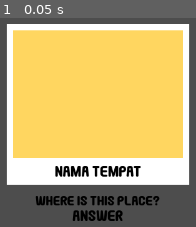
Above: before the commit, frame 1.
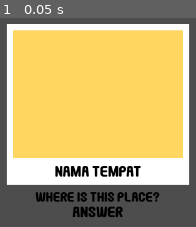
Above: after the commit, the same moment.

Repository: bibyru/map-me
Game: Godot game, scene res://Prefabs/prompt.tscn
Same seed, same stepped clock (60 frames per second), same inputs: the game is played once before the commit and once after it. This scene is started directly instead of the project's main scene.
Inputs:
- Up to frame 1 (0.05 s): no input

The runs differ from the first frame. In frame 1, 2.8% of the frame differs, in the area x 18-82%, y 83-98%.
Error in both runs: Invalid access to property or key 'picnames' on a base object of type 'Nil'. (res://Scripts/prompt.gd:23)

Commit message:
Map Me! v2024.03.05.2344
Added more destination photos and changed up prompt.tscn placement a little

Diff:
--- a/Prefabs/prompt.tscn
+++ b/Prefabs/prompt.tscn
@@ -59,9 +59,9 @@
 anchor_right = 0.5
 anchor_bottom = 1.0
 offset_left = -111.0
-offset_top = 111.0
+offset_top = 105.0
 offset_right = 111.0
-offset_bottom = 163.0
+offset_bottom = 157.0
 grow_horizontal = 2
 grow_vertical = 0
 
Binary file added: Sauce/Photos/1/00#Gunung Batu Lawang.jpg
Not shown, added: Sauce/Photos/1/00#Gunung Batu Lawang.jpg.import
Binary file added: Sauce/Photos/1/00#Istana Pasir.jpg
Not shown, added: Sauce/Photos/1/00#Istana Pasir.jpg.import
Binary file added: Sauce/Photos/1/00#Pulau Merak Besar.jpg
Not shown, added: Sauce/Photos/1/00#Pulau Merak Besar.jpg.import
Binary file added: Sauce/Photos/1/01#Aqualand Serang.jpg
Not shown, added: Sauce/Photos/1/01#Aqualand Serang.jpg.import
Binary file added: Sauce/Photos/1/01#Pantai Karang Bolong.jpg
Not shown, added: Sauce/Photos/1/01#Pantai Karang Bolong.jpg.import
Binary file added: Sauce/Photos/1/01#Taman MBS.jpg
Not shown, added: Sauce/Photos/1/01#Taman MBS.jpg.import
(and 28 more such lines)
